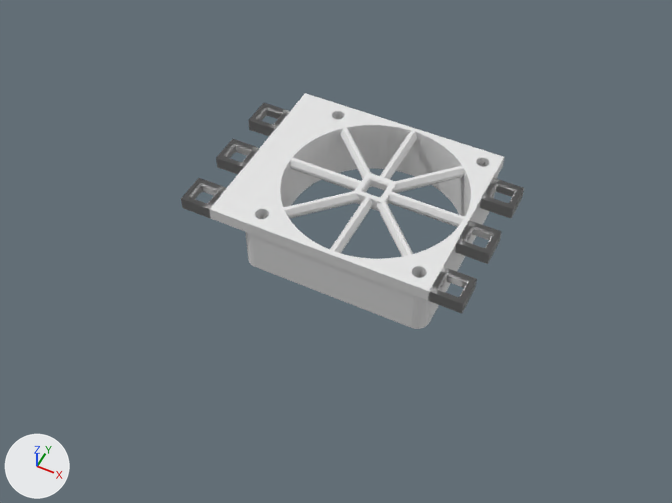
Renders of the Blender file blender/utils/fans.blend from each side of a commit.
One viewpoint serves both versions: a 50 mm camera at (79.6, -185.8, 215.6) aimed at (-8.3, -9.8, -4.3). Every picture has the same lights, and +X, +Y and +Z are marked at lower left.

Objects in the first picture: 'axial_5015_holder', 'clip_holder_bothends', 'fan_5015_axial'.
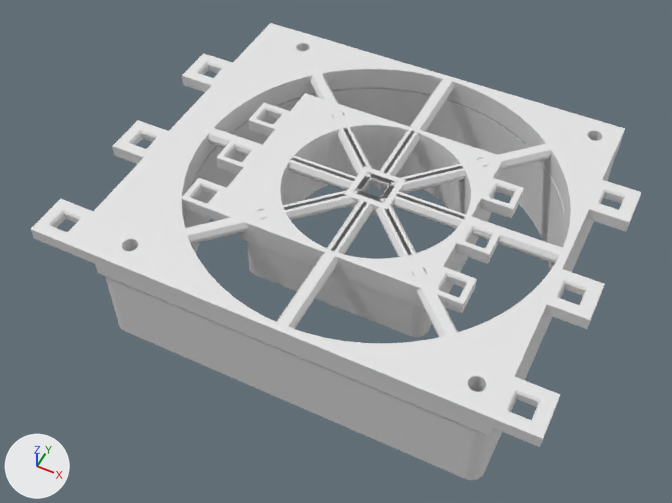
Commit message: added 120mm fan holder

Not drawn themselves, but carrying or shaping drawn objects: ob_cylinder_002, ob_cylinder_004, ob_clip_holder_bothends_001, ob_clip_holder_minimal_001, ob_cube_001.

The change, as a diff of the scene's bpy script:
```diff
--- a/blender/utils/fans.blend.py
+++ b/blender/utils/fans.blend.py
@@ me_cylinder_001 @@
 me_cylinder_001.from_pydata(...)  # 128 vertices, 66 faces; spans x -28.6..28.6, y -28.6..28.6, z -10.0..10.0
 # used by ob_cylinder_001; parent = ob_fan_5015_axial; location = (0.0, 0.0, 9.0)
+# me_cylinder_001 part 1: the whole mesh is scaled about its middle by (1, 1, 1.5), then moved by (0.0, 0.0, 5.0)
@@ me_cube_001 @@
-me_cube_001.from_pydata(...)  # 8 vertices, 6 faces; spans x -39.9..30.2, y -30.2..30.2, z 27.2..31.2
+me_cube_001.from_pydata(...)  # 16 vertices, 14 faces; spans x -39.9..30.2, y -30.2..30.2, z 23.2..31.2
+# me_cube_001 part 2
+# 4 faces are deleted
+# 8 vertices are added at x -29.9..30.2, y -30.2..30.2, z 23.2..31.2
+# 12 new faces join them
@@ ob_fan_5015_axial @@
 ob_fan_5015_axial = bpy.data.objects.new('fan_5015_axial', me_cube)
-ob_fan_5015_axial.location = (0.0, 0.0, 0.0)
+ob_fan_5015_axial.location = (0.0, 0.0, -4.0)
 _m = ob_fan_5015_axial.modifiers.new('Boolean', 'BOOLEAN')
@@ ob_clip_holder_bothends @@
 _m = ob_clip_holder_bothends.modifiers.new('Array.001', 'ARRAY')
 _m.use_relative_offset = False
+ob_clip_holder_bothends.hide_set(True)
@@ ob_cube_001 @@
+ob_cube_001 = bpy.data.objects.new('Cube.001', me_cube_006)  # 16 vertices, 10 faces; spans x -2.6..2.6, y 6.4..58.4, z 15.0..19.0; modifiers ARRAY
+ob_cube_001.parent = ob_axial_12025_holder
+ob_cube_001.location = (0.0, 0.0, 0.0)
@@ ob_axial_12025_holder @@
+ob_axial_12025_holder = bpy.data.objects.new('axial_12025_holder', me_cube_004)  # 16 vertices, 14 faces; spans x -69.9..60.2, y -60.2..60.2, z 23.2..31.2; modifiers BOOLEAN, BOOLEAN, BOOLEAN, BOOLEAN, BOOLEAN
+ob_axial_12025_holder.location = (0.0, 0.0, -12.2)
@@ ob_clip_holder_bothends_001 @@
+ob_clip_holder_bothends_001 = bpy.data.objects.new('clip_holder_bothends.001', me_cube_005)  # 152 vertices, 160 faces; spans x -7.0..7.0, y -7.0..7.0, z 0.0..4.01; modifiers ARRAY, ARRAY
+ob_clip_holder_bothends_001.parent = ob_axial_12025_holder
+ob_clip_holder_bothends_001.location = (65.19, -53.19, 14.19)
@@ ob_cylinder_002 @@
+ob_cylinder_002 = bpy.data.objects.new('Cylinder.002', me_cylinder_006)  # 64 vertices, 34 faces; spans x -2.4..2.4, y -2.4..2.4, z -20.0..51.0; modifiers ARRAY, ARRAY
+ob_cylinder_002.parent = ob_fan_12025
+ob_cylinder_002.location = (127.5, -22.5, 5.0)
@@ ob_fan_12025 @@
+ob_fan_12025 = bpy.data.objects.new('fan_12025', me_cube_003)  # 48 vertices, 26 faces; spans x -60.0..60.0, y -60.0..60.0, z -17.5..7.5; modifiers BOOLEAN, BOOLEAN
+ob_fan_12025.location = (0.0, 0.0, 2.8)
@@ ob_cylinder_004 @@
+ob_cylinder_004 = bpy.data.objects.new('Cylinder.004', me_cylinder_004)  # a 64-sided cylinder along z spanning x -58.0..58.0, y -58.0..58.0, z -20.0..55.0
+ob_cylinder_004.parent = ob_fan_12025
+ob_cylinder_004.location = (180.0, 30.0, 3.5)
@@ ob_clip_holder_minimal_001 @@
+ob_clip_holder_minimal_001 = bpy.data.objects.new('clip_holder_minimal.001', me_cube_005)  # 152 vertices, 160 faces; spans x -7.0..7.0, y -7.0..7.0, z 0.0..4.01
+ob_clip_holder_minimal_001.parent = ob_axial_12025_holder
+ob_clip_holder_minimal_001.location = (0.0, 0.0, 15.0)
```

What differs and where, as boxes (x1, y1, x2, y2) in the pictures (672 x 503 px; the box of a moved part takes in the faces that stretch with it):
'axial_12025_holder', added: after (31, 23, 641, 447)
'fan_12025', added: after (105, 88, 613, 480)
'fan_5015_axial', mesh rescaled, moved: before (245, 134, 498, 329); after (246, 144, 494, 337)
'clip_holder_bothends', hidden: before (184, 111, 517, 312)
part 1 of me_cylinder_001, moved or reshaped: before (280, 125, 471, 217); after (280, 125, 471, 214)
part 2 of me_cube_001, built on: before (209, 93, 504, 300); after (209, 93, 504, 308)
